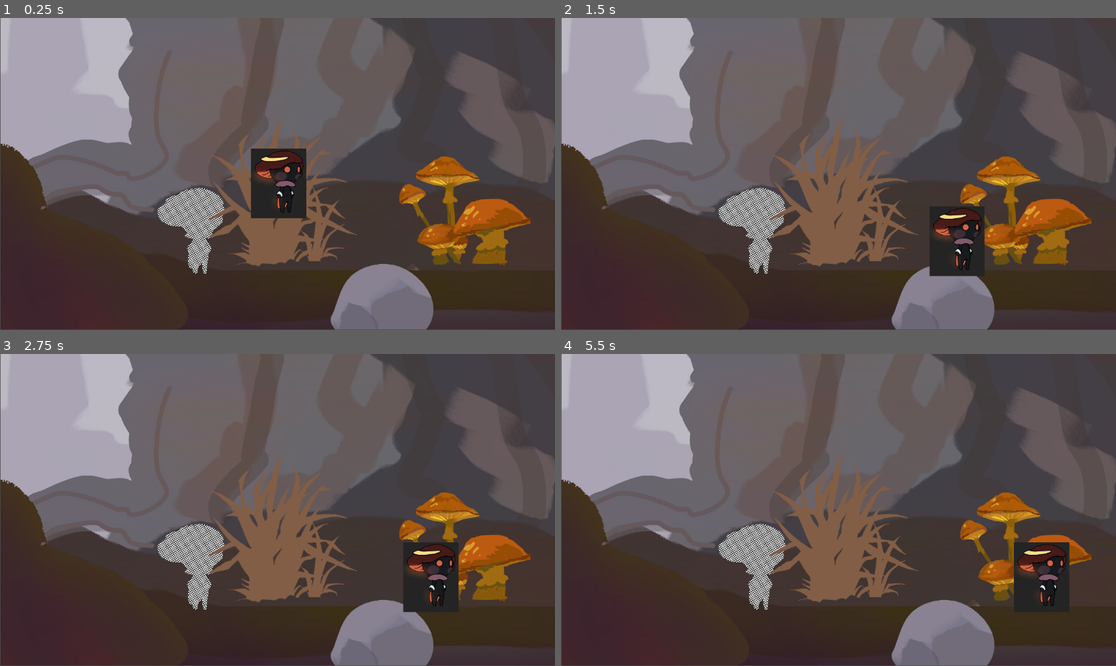
Above: before the commit, frames 1-4 (two rows, left to right).
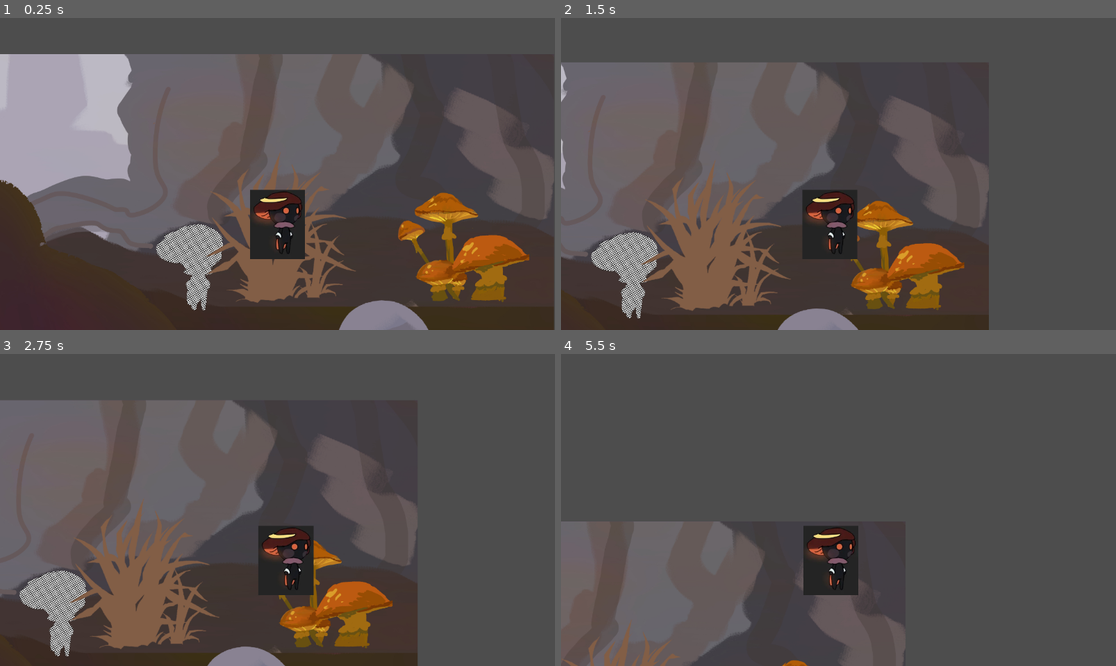
Above: after the commit, the same moments.

Repository: RodrigoCCG/Spore-Medley
Game: Godot game, scene res://Environments/MainScene.tscn
The game is run twice, just before and just after one commit, with the same random seed, the same clock (stepped at 60 frames per second) and the same inputs.
Inputs:
- Up to frame 1 (0.25 s): no input
- Up to frame 2 (1.5 s): hold Space 0.53-1.28 s; hold Right (ui_right) from 0.53 s (still down); tap Space at 1.35 s
- Up to frame 3 (2.75 s): tap Space at 1.52, 1.82 s; release Right (ui_right) at 2.03 s; hold Left (ui_left) from 2.03 s (still down); hold Space from 2.03 s (still down)
- Up to frame 4 (5.5 s): release Left (ui_left) at 2.78 s; release Space at 2.78 s; hold Right (ui_right) 2.78-4.28 s; tap Space at 2.85, 3.02, 3.32, 4.35, 4.52, 4.82 s; hold Space 3.53-4.28 s; hold Left (ui_left) 4.28-5.03 s; hold Right (ui_right) from 5.03 s (still down); hold Space from 5.03 s (still down)

The runs differ from the first frame. In frame 1, 38% of the frame differs, in the area x 0-100%, y 0-100%; in frame 2, 59%; in frame 3, 59%; in frame 4, 72%.

Commit message:
Camera Control and Gravity Adjustment

Diff:
--- a/Assets/Baby/Baby.tscn
+++ b/Assets/Baby/Baby.tscn
@@ -1,7 +1,8 @@
-[gd_scene load_steps=4 format=3 uid="uid://ic47q518di3d"]
+[gd_scene load_steps=5 format=3 uid="uid://ic47q518di3d"]
 
 [ext_resource type="Script" path="res://Assets/Baby/Scripts/BabyControl.gd" id="1_boxct"]
 [ext_resource type="Texture2D" uid="uid://e265vjworrtm" path="res://Placeholders/Placeholder_Baby.jpg" id="1_fhlew"]
+[ext_resource type="Script" path="res://Assets/Camera/CameraScript.gd" id="3_04pkc"]
 
 [sub_resource type="CapsuleShape2D" id="CapsuleShape2D_3vuaj"]
 
@@ -15,3 +16,7 @@
 position = Vector2(23, -5)
 scale = Vector2(5.865, 7.185)
 shape = SubResource("CapsuleShape2D_3vuaj")
+
+[node name="Camera2D" type="Camera2D" parent="."]
+zoom = Vector2(0.6, 0.6)
+script = ExtResource("3_04pkc")
--- a/Assets/Baby/Scripts/BabyControl.gd
+++ b/Assets/Baby/Scripts/BabyControl.gd
@@ -2,10 +2,11 @@
 
 var HORIZONTAL_SPEED = 0.0
 var HORIZONTAL_SPEED_CAP = 650.0
-var JUMP_SPEED = -750.0
+var JUMP_SPEED = -900.0
 var ACCELERATION = 1.5
 var DECCELETATION = .3
 var gravity = ProjectSettings.get_setting("physics/2d/default_gravity")
+var gravity_mod = 1.5
 # Called when the node enters the scene tree for the first time.
 func _ready():
 	pass # Replace with function body.
@@ -17,8 +18,8 @@
 
 func _physics_process(delta):
 	if not is_on_floor():
-		velocity.y += gravity * delta
-	if Input.is_action_just_pressed("ui_up") and is_on_floor():
+		velocity.y += gravity_mod * gravity * delta
+	if Input.is_key_pressed(KEY_SPACE) and is_on_floor():
 		velocity.y += JUMP_SPEED
 	var direction = Input.get_axis("ui_left","ui_right")
 	if direction:
--- /dev/null
+++ b/Assets/Camera/CameraScript.gd
@@ -0,0 +1,26 @@
+extends Node
+const CAM_OFFSET_MAX = 150
+const CAM_OFFSET_SPEED = 10
+const DEFAULT_OFFSET = -175
+const HOZ_OFFSET = 30
+
+
+# Called when the node enters the scene tree for the first time.
+func _ready():
+	self.offset.y = DEFAULT_OFFSET
+	pass # Replace with function body.
+
+
+# Called every frame. 'delta' is the elapsed time since the previous frame.
+func _process(delta):
+	var direction_vertical = Input.get_axis("ui_up","ui_down")
+	if direction_vertical:
+		if abs(self.offset.y - DEFAULT_OFFSET) < CAM_OFFSET_MAX:
+			self.offset.y += CAM_OFFSET_SPEED * direction_vertical
+	else:
+		if self.offset.y > DEFAULT_OFFSET+1 or self.offset.y < DEFAULT_OFFSET-1:
+			self.offset.y += (DEFAULT_OFFSET-self.offset.y)*(0.1)
+	var direction_horizontal = Input.get_axis("ui_left","ui_right")
+	if direction_horizontal:
+		if direction_horizontal * self.offset.x < HOZ_OFFSET:
+			self.offset.x += direction_horizontal * abs(self.offset.x -(direction_horizontal * HOZ_OFFSET) )*(0.1)
--- a/Environments/MainScene.tscn
+++ b/Environments/MainScene.tscn
@@ -16,10 +16,6 @@
 position = Vector2(0, -1)
 
 [node name="CanvasLayer" type="CanvasLayer" parent="."]
-
-[node name="Camera2D" type="Camera2D" parent="."]
-position = Vector2(-4, 0)
-zoom = Vector2(0.6, 0.6)
 
 [node name="StaticBody2D" type="StaticBody2D" parent="."]
 
